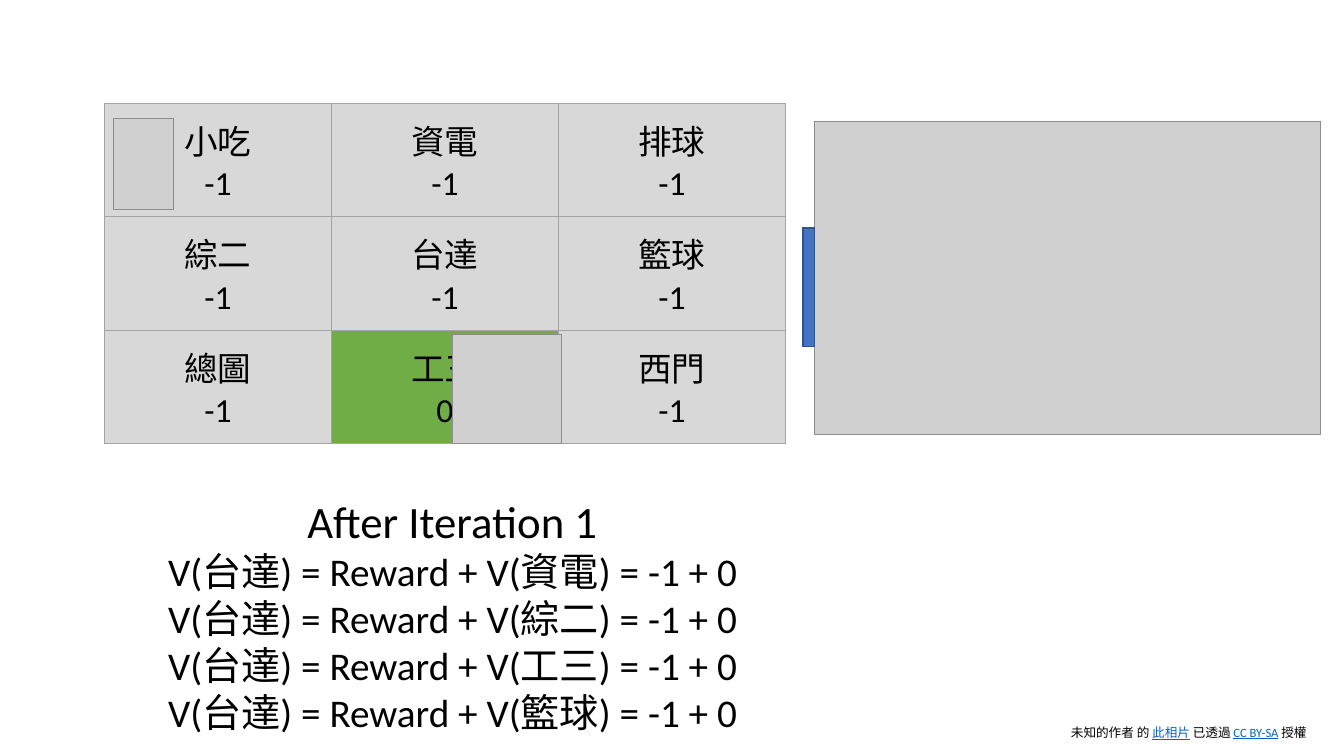
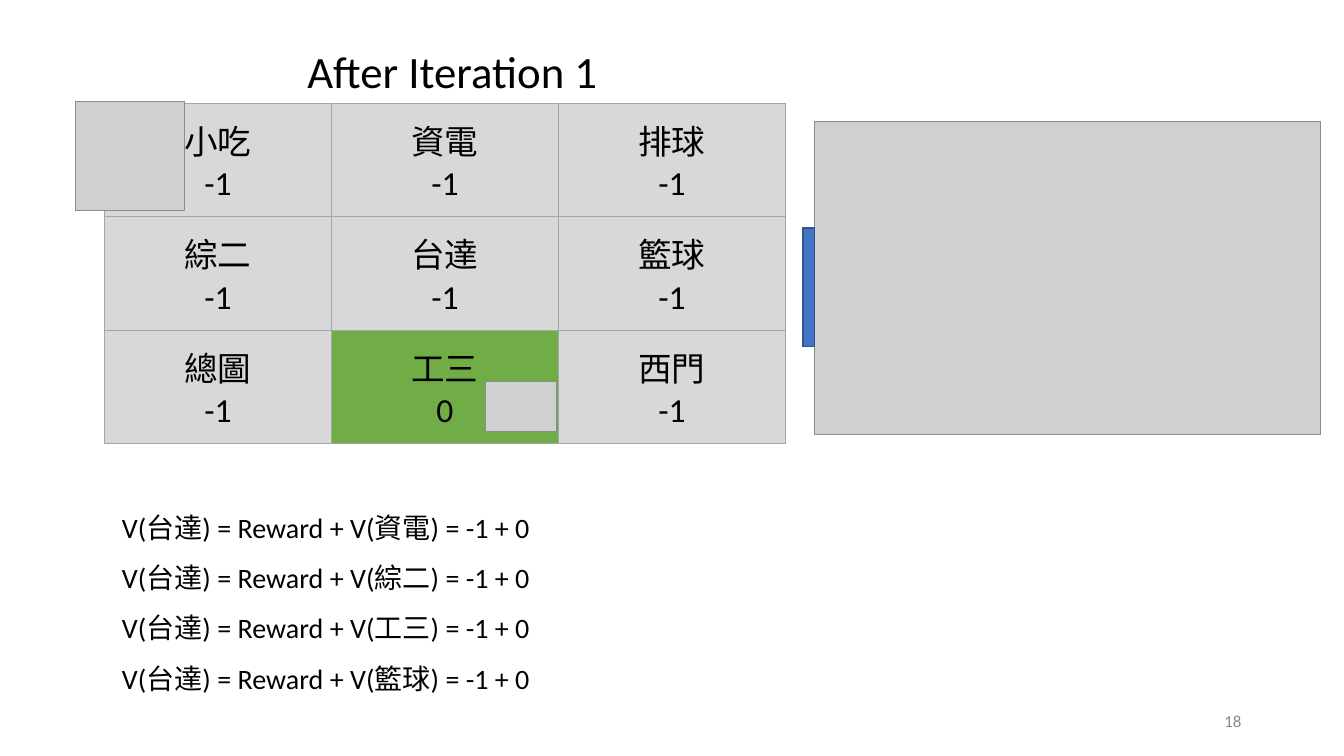
Before and after one commit to nthu-datalab/ml, a slide deck: slide 19 of labs/14_Q-Learning/14_Q-Learning_slide.pptx (slide 12 before the commit). Drawn at 1344x756 pixels with LibreOffice and Linux fonts; fonts in the diff are those of the drawing; grey boxes stand for pictures. Boxes give left, top, right and bottom in pixels: in the first picture for what was removed or moved away, otherwise in the second. Text is boxed around its words. In the diff, an @@ line names an element or a change of style, - is before the commit and + after.

```diff
--- a/labs/14_Q-Learning/14_Q-Learning_slide.pptx
+++ b/labs/14_Q-Learning/14_Q-Learning_slide.pptx
@@ text added at [307, 57, 597, 89], 32 pt, text #000000 @@
+After Iteration 1
@@ picture added at [76, 102, 185, 211] @@
@@ table: place and size @@
-table at [105, 104, 785, 435]
+table at [105, 104, 785, 444]
@@ picture removed at [113, 119, 173, 210] @@
@@ picture removed at [453, 335, 562, 444] @@
@@ picture added at [486, 381, 558, 432] @@
@@ text "V(台達) = Reward + V(資電) ..." at [122, 514, 529, 693]: size 28 to 20 pt; alignment centre to left; line spacing 1 to 1.5 @@
@@ text at [307, 507, 597, 539]: paragraph removed @@
-After Iteration 1
@@ page number added at [1224, 715, 1241, 727], 12 pt, text #888888 @@
+18
@@ text removed at [1071, 726, 1306, 740] @@
-未知的作者 的 此相片 已透過 CC BY-SA 授權
```
Also in this commit, not shown: 33 other slides changed, 3 slides removed, 5 other files.
